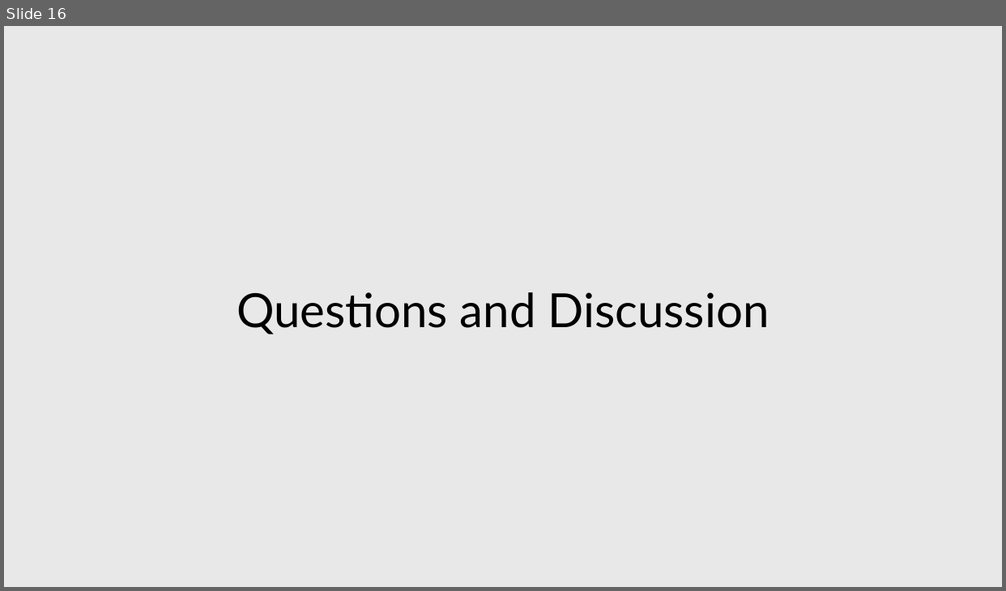
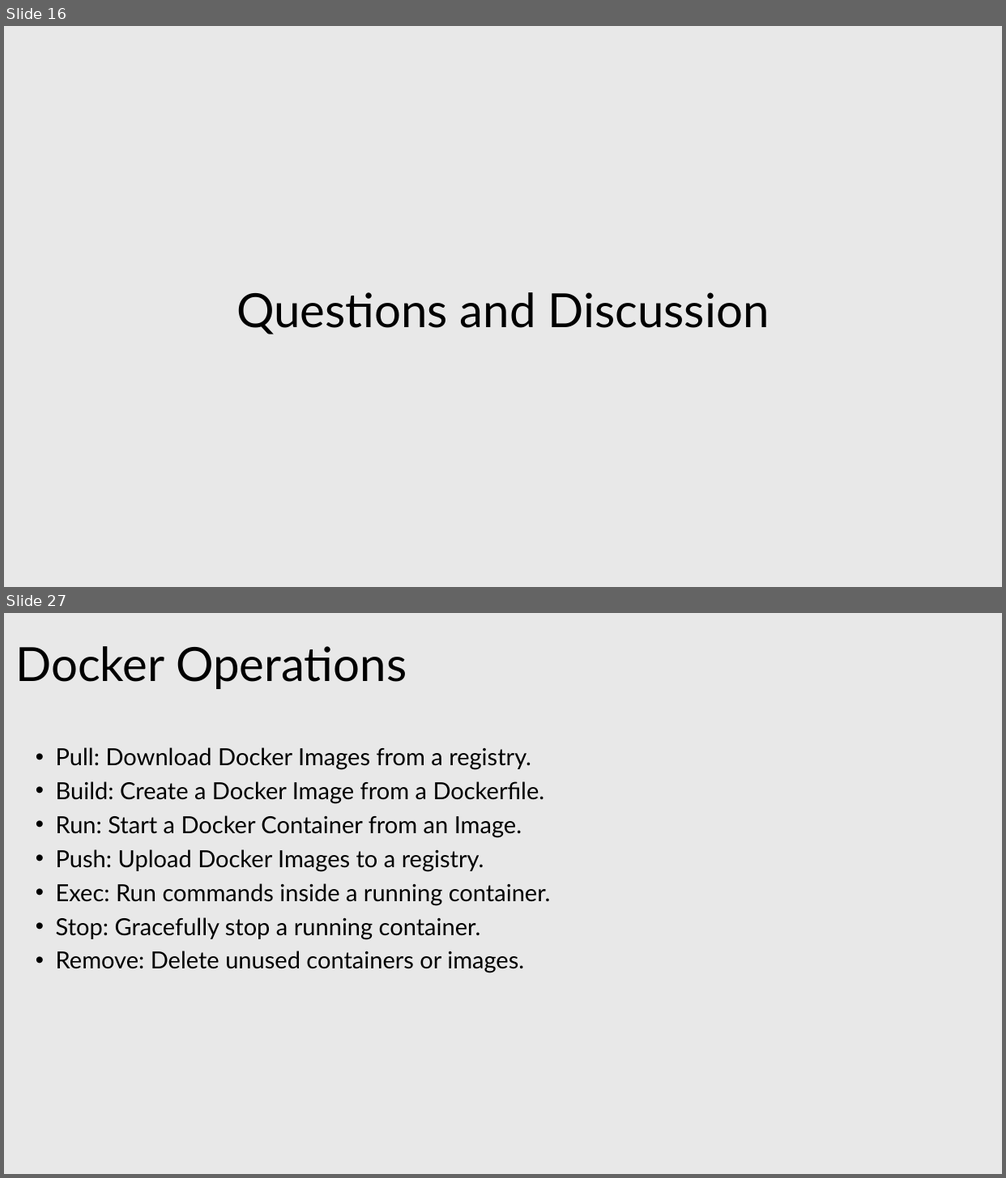
Before and after one commit to tranphuquy19/QA-DevOps-training, a slide deck: DevOps Principles and Practices for QA Professionals.pptx. Shown one above the other, each under a label of ours: slide 16 before the commit, slides 16 and 27 after it; the slides between them are not shown. The pictures are 1006x591 and 1006x1178 pixels, drawn with LibreOffice and Linux fonts; fonts in the diff are those of the drawing. Boxes give left, top, right and bottom in pixels: in the first picture for what was removed or moved away, otherwise in the second. Text is boxed around its words. In the diff, an @@ line names an element or a change of style, - is before the commit and + after.

```diff
--- a/DevOps Principles and Practices for QA Professionals.pptx
+++ b/DevOps Principles and Practices for QA Professionals.pptx
@@ slide 27 added at (x1=4, y1=613, x2=1002, y2=1174), background #E8E8E8 @@
@@ text added at (x1=15, y1=646, x2=407, y2=689), 68 pt, text #000000 @@
+Docker Operations
@@ text added at (x1=56, y1=747, x2=551, y2=973), 34 pt, text #000000 @@
+  • Pull: Download Docker Images from a registry.
+  • Build: Create a Docker Image from a Dockerfile.
+  • Run: Start a Docker Container from an Image.
+  • Push: Upload Docker Images to a registry.
+  • Exec: Run commands inside a running container.
+  • Stop: Gracefully stop a running container.
+  • Remove: Delete unused containers or images.
```
Also in this commit, not shown: 2 slides changed, 27 other slides added, 18 other files.
